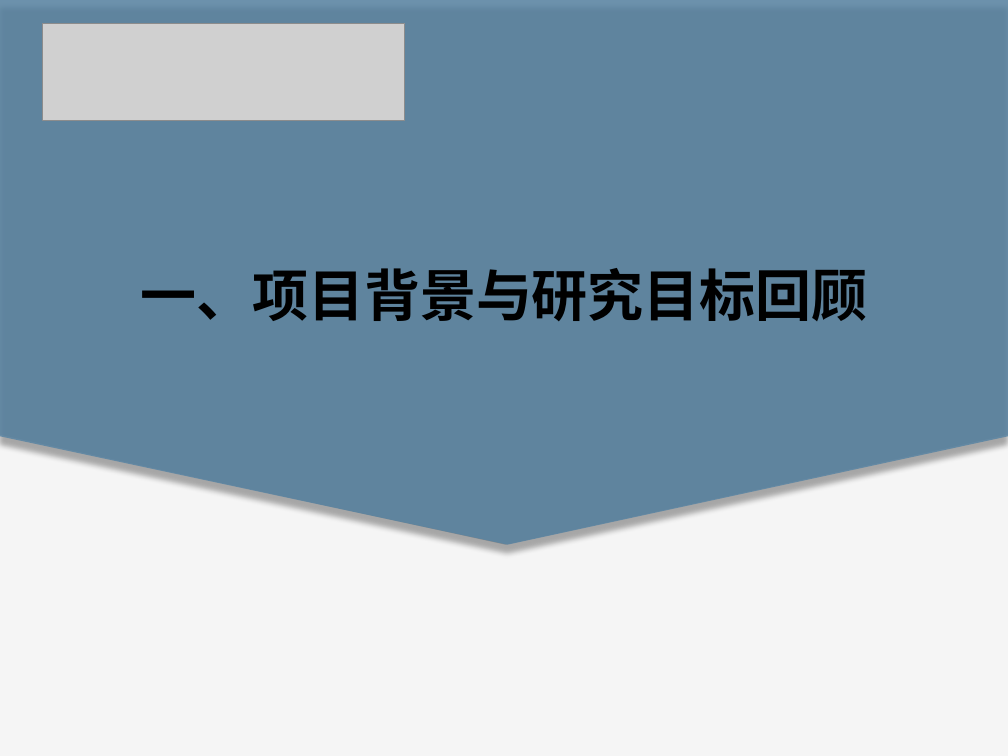
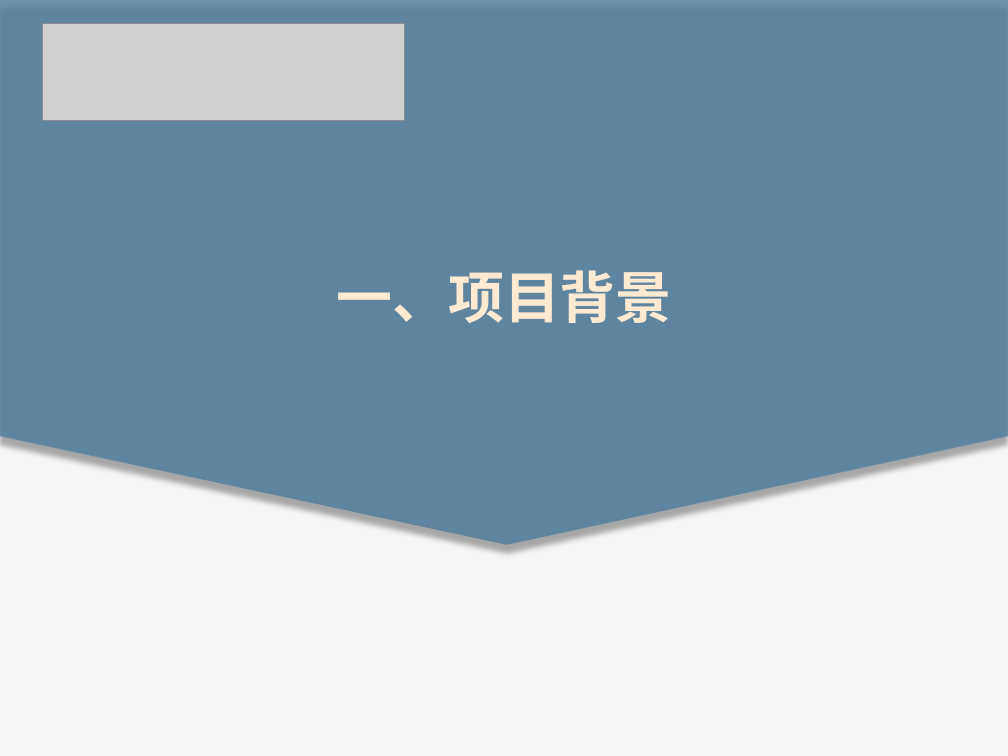
Before and after one commit to wty-yy/LaTex-Projects, a slide deck: slide 3 of NLP/NLP大作业/NLP开题报告.pptx. Drawn at 1008x756 pixels with LibreOffice and Linux fonts; fonts in the diff are those of the drawing; grey boxes stand for pictures. Boxes give left, top, right and bottom in pixels: in the first picture for what was removed or moved away, otherwise in the second. Text is boxed around its words. In the diff, an @@ line names an element or a change of style, - is before the commit and + after.

```diff
--- a/NLP/NLP大作业/NLP开题报告.pptx
+++ b/NLP/NLP大作业/NLP开题报告.pptx
@@ text at box(336, 270, 672, 323): text changed; text colour #000000 to #FEE9D2 @@
-一、项目背景与研究目标回顾
+一、项目背景
```
Also in this commit, not shown: 4 other slides changed, 17 slides added, 15 slides removed.
